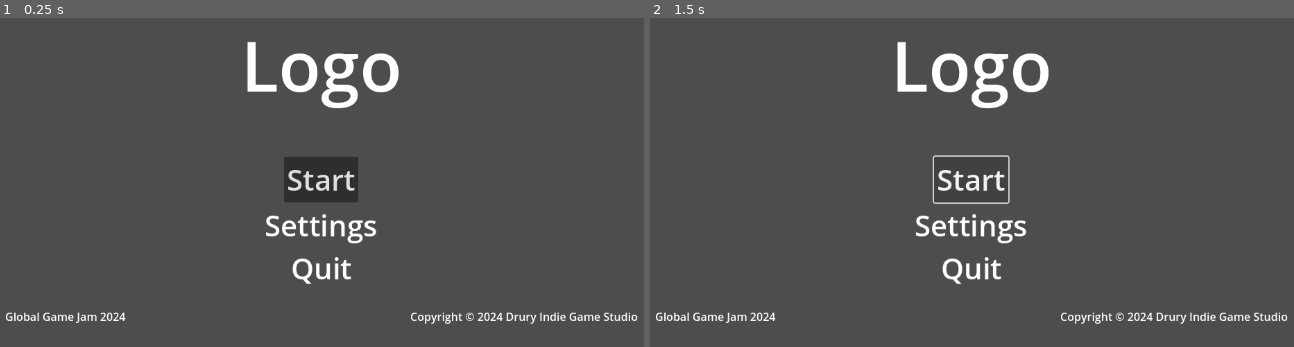
Above: before the commit, frames 1-2 (left to right).
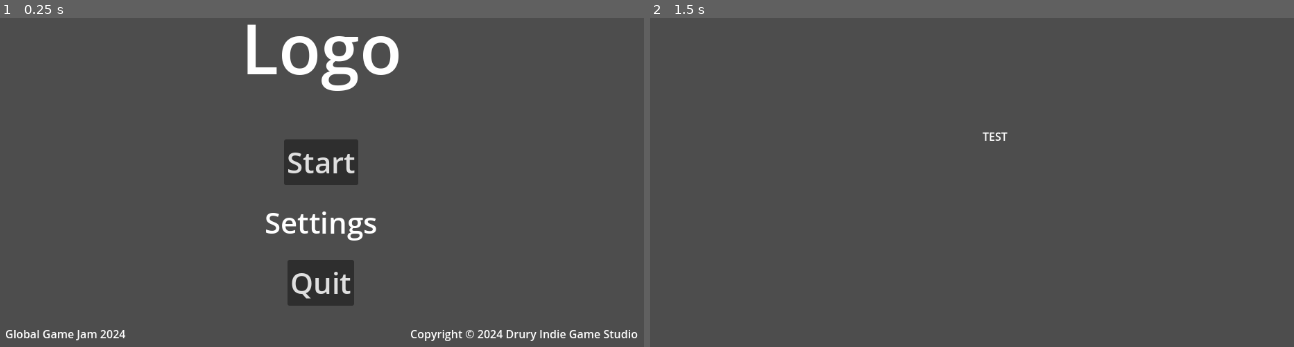
Above: after the commit, the same moments.

Repository: Drury-Indie-Game-Studio/GGJ2024
Game: Godot game, scene res://Scenes/MainMenu.tscn
Two runs of this game, one before a commit and one after it. Both use one fixed random seed, a clock stepped at 60 frames per second and the inputs below. Before the commit the project has no main scene; this scene is started directly in both runs.
Inputs (mouse positions are in pixels of both pictures, inside the frame that each line leads up to):
- Up to frame 1 (0.25 s): no input
- Up to frame 2 (1.5 s): click "Start" at 0.5 s; click (972, 179) at 1.25 s, where only the run before the commit has a clickable "Start"

The runs differ from the first frame. In frame 1, 7.3% of the frame differs, in the area x 0-100%, y 1-99%; in frame 2, 3.7%.

Commit message:
Added Base functionality to Start and Quit Button

Diff:
--- /dev/null
+++ b/Assets/Scripts/StartButton.gd
@@ -0,0 +1,24 @@
+extends Button
+
+# Import necessary module
+# If this is not at the beginning of your script
+# it can cause issues, so ensure it's at the top.
+# (This is needed in Godot 4.2)
+# Load the next scene
+func _on_button_pressed():
+	# Replace "res://SceneB.tscn" with the path to your SceneB file
+	var scene_path = "res://Scenes/Test.tscn"
+	# Change scene
+	get_tree().change_scene_to_file(scene_path)
+
+# Called when the node enters the scene tree for the first time.
+func _ready():
+	pass # Replace with function body.
+
+
+# Called every frame. 'delta' is the elapsed time since the previous frame.
+func _process(_delta):
+	pass
+
+func _quit():
+	get_tree().quit()
--- a/Scenes/MainMenu.tscn
+++ b/Scenes/MainMenu.tscn
@@ -1,4 +1,6 @@
-[gd_scene format=3 uid="uid://bw14epdojylv3"]
+[gd_scene load_steps=2 format=3 uid="uid://bw14epdojylv3"]
+
+[ext_resource type="Script" path="res://Assets/Scripts/StartButton.gd" id="1_lndyy"]
 
 [node name="MarginContainer" type="MarginContainer"]
 anchors_preset = 15
@@ -25,6 +27,8 @@
 
 [node name="VBoxContainer - Buttons" type="VBoxContainer" parent="VBoxContainer - Main"]
 layout_mode = 2
+size_flags_horizontal = 4
+theme_override_constants/separation = 25
 
 [node name="Start" type="Button" parent="VBoxContainer - Main/VBoxContainer - Buttons"]
 custom_minimum_size = Vector2(100, 50)
@@ -32,6 +36,7 @@
 size_flags_horizontal = 4
 theme_override_font_sizes/font_size = 42
 text = "Start"
+script = ExtResource("1_lndyy")
 
 [node name="Settings" type="Label" parent="VBoxContainer - Main/VBoxContainer - Buttons"]
 layout_mode = 2
@@ -41,13 +46,11 @@
 horizontal_alignment = 1
 vertical_alignment = 1
 
-[node name="Quit" type="Label" parent="VBoxContainer - Main/VBoxContainer - Buttons"]
+[node name="Quit" type="Button" parent="VBoxContainer - Main/VBoxContainer - Buttons"]
 layout_mode = 2
 size_flags_horizontal = 4
 theme_override_font_sizes/font_size = 42
 text = "Quit"
-horizontal_alignment = 1
-vertical_alignment = 1
 
 [node name="MarginContainer" type="MarginContainer" parent="VBoxContainer - Main"]
 layout_mode = 2
@@ -67,3 +70,6 @@
 size_flags_horizontal = 3
 text = "Copyright © 2024 Drury Indie Game Studio"
 horizontal_alignment = 2
+
+[connection signal="pressed" from="VBoxContainer - Main/VBoxContainer - Buttons/Start" to="VBoxContainer - Main/VBoxContainer - Buttons/Start" method="_on_button_pressed"]
+[connection signal="pressed" from="VBoxContainer - Main/VBoxContainer - Buttons/Quit" to="VBoxContainer - Main/VBoxContainer - Buttons/Start" method="_quit"]
--- /dev/null
+++ b/Scenes/Test.tscn
@@ -0,0 +1,8 @@
+[gd_scene format=3 uid="uid://dtlos3ptjixq5"]
+
+[node name="Label" type="Label"]
+offset_left = 592.0
+offset_top = 292.0
+offset_right = 632.0
+offset_bottom = 315.0
+text = "TEST"
--- a/project.godot
+++ b/project.godot
@@ -11,5 +11,6 @@
 [application]
 
 config/name="Custody Cook-Off"
+run/main_scene="res://Scenes/MainMenu.tscn"
 config/features=PackedStringArray("4.2", "Forward Plus")
 config/icon="res://icon.svg"
Not shown, added: Assets/Sound/Music/01- menu.wav.import
